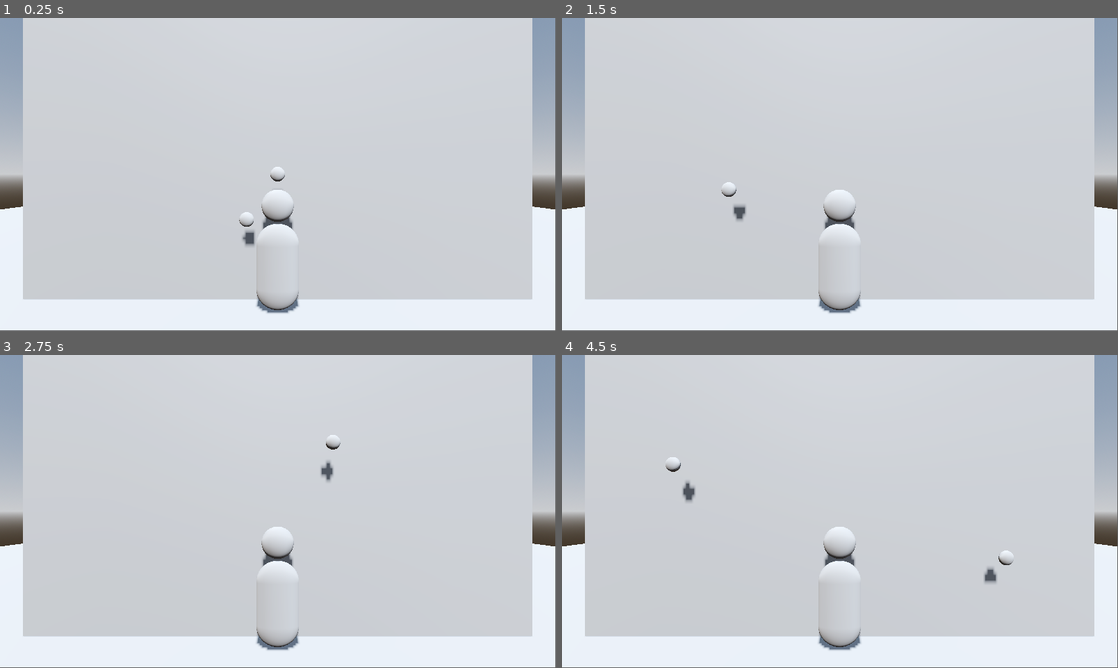
Above: before the commit, frames 1-4 (two rows, left to right).
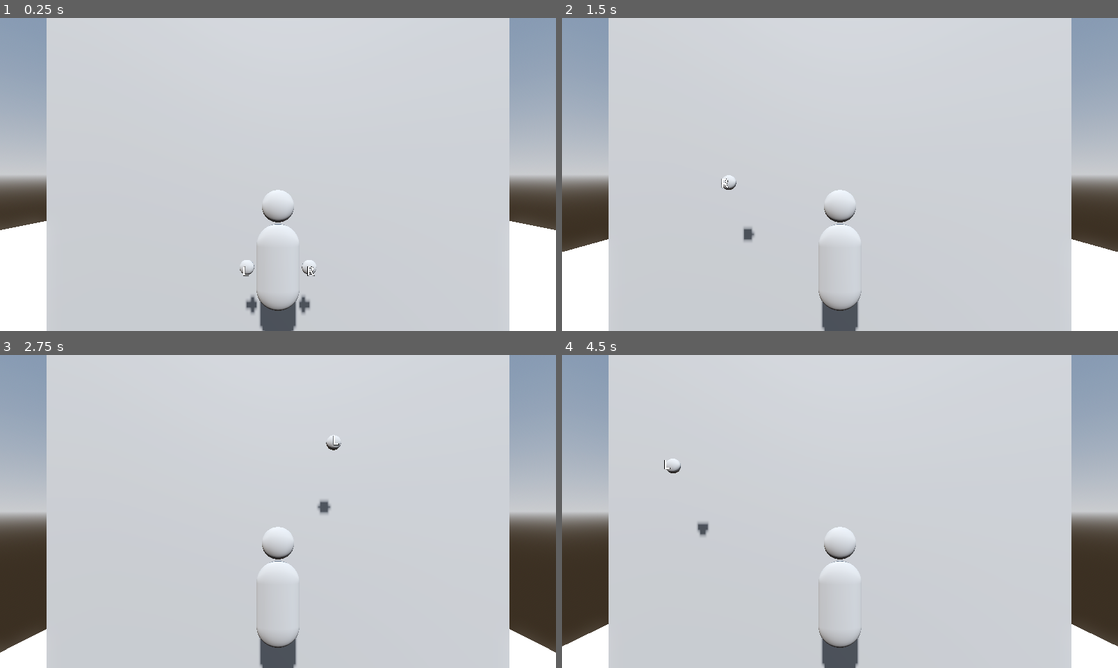
Above: after the commit, the same moments.

Repository: fbcs-jourdan/First-Ascent
Game: Godot game, scene res://scenes/Tester3D.tscn
Two runs of this game, one before a commit and one after it. Both use one fixed random seed, a clock stepped at 60 frames per second and the inputs below.
Inputs (mouse positions are in pixels of both pictures, inside the frame that each line leads up to):
- Up to frame 1 (0.25 s): no input
- Up to frame 2 (1.5 s): tap Enter at 0.5 s; move the mouse to (962, 158) at 0.52 s; hold E (switch_right) 0.53-1.28 s; tap Ctrl (climb, bound only after the commit) at 0.6, 1.35 s; tap Space at 1.25 s; move the mouse to (728, 190) at 1.27 s; hold Q (switch_left) from 1.28 s (still down)
- Up to frame 3 (2.75 s): tap Enter at 2 s; move the mouse to (333, 442) at 2.02 s; release Q (switch_left) at 2.03 s; hold E (switch_right) from 2.03 s (still down); tap Ctrl (climb, bound only after the commit) at 2.1 s
- Up to frame 4 (4.5 s): tap Space at 2.75, 4.25 s; move the mouse to (812, 574) at 2.77 s; tap Ctrl (climb, bound only after the commit) at 2.85, 3.6, 4.35 s; tap Enter at 3.5 s; move the mouse to (1006, 558) at 3.52 s; release E (switch_right) at 3.53 s; hold Q (switch_left) from 3.53 s (still down); move the mouse to (673, 464) at 4.27 s
In our replay, the window is 799x449 before the commit and 800x450 after it. These sizes can differ from the game's own. Grey fills any space a smaller window leaves; there, only what the larger window draws over its background counts as a difference.

The runs differ from the first frame. In frame 1, 16% of the frame differs, in the area x 0-100%, y 0-100%; in frame 2, 16%; in frame 3, 18%; in frame 4, 18%.

Commit message:
add direction, swapping hands and center of mass

Diff:
--- a/first-ascent/project.godot
+++ b/first-ascent/project.godot
@@ -15,6 +15,11 @@
 config/features=PackedStringArray("4.6", "Forward Plus")
 config/icon="res://icon.svg"
 
+[display]
+
+window/size/viewport_width=1600
+window/size/viewport_height=900
+
 [input]
 
 switch_left={
@@ -27,6 +32,16 @@
 "events": [Object(InputEventKey,"resource_local_to_scene":false,"resource_name":"","device":-1,"window_id":0,"alt_press …(192 unchanged characters)…
 ]
 }
+climb={
+"deadzone": 0.2,
+"events": [Object(InputEventKey,"resource_local_to_scene":false,"resource_name":"","device":-1,"window_id":0,"alt_pressed":false,"shift_pressed":false,"ctrl_pressed":false,"meta_pressed":false,"pressed":false,"keycode":0,"physical_keycode":4194326,"key_label":0,"unicode":0,"location":0,"echo":false,"script":null)
+]
+}
+jump={
+"deadzone": 0.2,
+"events": [Object(InputEventKey,"resource_local_to_scene":false,"resource_name":"","device":-1,"window_id":0,"alt_pressed":false,"shift_pressed":false,"ctrl_pressed":false,"meta_pressed":false,"pressed":false,"keycode":0,"physical_keycode":32,"key_label":0,"unicode":32,"location":0,"echo":false,"script":null)
+]
+}
 
 [physics]
 
--- a/first-ascent/scenes/Tester3D.tscn
+++ b/first-ascent/scenes/Tester3D.tscn
@@ -15,6 +15,8 @@
 tonemap_mode = 2
 glow_enabled = true
 
+[sub_resource type="StandardMaterial3D" id="StandardMaterial3D_7tnf1"]
+
 [node name="Tester3D" type="Node3D" unique_id=1237177132]
 
 [node name="WorldEnvironment" type="WorldEnvironment" parent="." unique_id=87452133]
@@ -25,12 +27,15 @@
 shadow_enabled = true
 
 [node name="Floor" type="CSGBox3D" parent="." unique_id=2124012706]
-transform = Transform3D(1, 0, 0, 0, 1, 0, 0, 0, 1, 0, -0.5, 0)
-size = Vector3(50, 1, 50)
+transform = Transform3D(1, 0, 0, 0, 1, 0, 0, 0, 1, 0, -5, 0)
+use_collision = true
+size = Vector3(50, 10, 50)
+material = SubResource("StandardMaterial3D_7tnf1")
 
 [node name="CSGBox3D" type="CSGBox3D" parent="." unique_id=348336793]
 transform = Transform3D(1, 0, 0, 0, 1, 0, 0, 0, 1, 0, 25, 0)
 size = Vector3(13, 50, 1)
 
 [node name="Player3D" parent="." unique_id=60074126 instance=ExtResource("1_7tnf1")]
-transform = Transform3D(1, 0, 0, 0, 1, 0, 0, 0, 1, 0, 1.0339441, -0.9723053)
+transform = Transform3D(1, 0, 0, 0, 1, 0, 0, 0, 1, 0, 1.76, -1.5)
+mass = 1.0
--- a/first-ascent/scenes/player_3d.tscn
+++ b/first-ascent/scenes/player_3d.tscn
@@ -2,40 +2,52 @@
 
 [ext_resource type="Script" uid="uid://cr2m6q7mpwc1b" path="res://scripts/player_3d.gd" id="1_52vux"]
 
-[sub_resource type="CapsuleMesh" id="CapsuleMesh_rwvw1"]
+[sub_resource type="SphereMesh" id="SphereMesh_52vux"]
 
 [sub_resource type="CapsuleShape3D" id="CapsuleShape3D_52vux"]
 
+[sub_resource type="CapsuleMesh" id="CapsuleMesh_rwvw1"]
+
 [sub_resource type="SphereMesh" id="SphereMesh_rwvw1"]
 
-[sub_resource type="SphereMesh" id="SphereMesh_52vux"]
-
-[node name="Player3D" type="Node3D" unique_id=60074126 node_paths=PackedStringArray("right", "left")]
+[node name="Player3D" type="RigidBody3D" unique_id=1645288240 node_paths=PackedStringArray("right", "left")]
+mass = 45.0
+gravity_scale = 0.0
+center_of_mass_mode = 1
 script = ExtResource("1_52vux")
 right = NodePath("right")
 left = NodePath("left")
-
-[node name="Area3D" type="Area3D" parent="." unique_id=601114705]
-
-[node name="MeshInstance3D" type="MeshInstance3D" parent="Area3D" unique_id=9787558]
-transform = Transform3D(1, 0, 0, 0, 1, 0, 0, 0, 0.29, 0, 0, 0)
-mesh = SubResource("CapsuleMesh_rwvw1")
-
-[node name="CollisionShape3D" type="CollisionShape3D" parent="Area3D" unique_id=1342573172]
-transform = Transform3D(1, 0, 0, 0, 1, 0, 0, 0, 0.29, 0, 0, 0)
-shape = SubResource("CapsuleShape3D_52vux")
-
-[node name="head" type="MeshInstance3D" parent="." unique_id=705407804]
-transform = Transform3D(0.75, 0, 0, 0, 0.75, 0, 0, 0, 0.29, 0, 1.4139189, 0)
-mesh = SubResource("SphereMesh_rwvw1")
-
-[node name="Camera3D" type="Camera3D" parent="." unique_id=579446691]
-transform = Transform3D(-1, 0, -8.742278e-08, 0, 1, 0, 8.742278e-08, 0, -1, 0, 2.147039, -4.7224107)
 
 [node name="right" type="MeshInstance3D" parent="." unique_id=1710532116]
 transform = Transform3D(0.34, 0, 0, 0, 0.34, 0, 0, 0, 0.15, -0.72389185, 1.0963831, 0)
 mesh = SubResource("SphereMesh_52vux")
 
+[node name="Label3D" type="Label3D" parent="right" unique_id=1611417935]
+transform = Transform3D(-1, 0, -8.742278e-08, 0, 1, 0, 8.742278e-08, 0, -1, 0, 0, -1.1558628)
+text = "R
+"
+font_size = 165
+
 [node name="left" type="MeshInstance3D" parent="." unique_id=1472470934]
 transform = Transform3D(0.34, 0, 0, 0, 0.34, 0, 0, 0, 0.15, 0.72, 1.096, 0)
 mesh = SubResource("SphereMesh_52vux")
+
+[node name="Label3D" type="Label3D" parent="left" unique_id=617521321]
+transform = Transform3D(-1, 0, -8.742278e-08, 0, 1, 0, 8.742278e-08, 0, -1, 0, 0, -1.1558628)
+text = "L"
+font_size = 165
+
+[node name="CollisionShape3D" type="CollisionShape3D" parent="." unique_id=1342573172]
+shape = SubResource("CapsuleShape3D_52vux")
+
+[node name="body" type="MeshInstance3D" parent="." unique_id=9787558]
+transform = Transform3D(1, 0, 0, 0, 1, 0, 0, 0, 0.28999996, 0, 0, 0)
+mesh = SubResource("CapsuleMesh_rwvw1")
+
+[node name="head" type="MeshInstance3D" parent="body" unique_id=705407804]
+transform = Transform3D(0.75, 0, 0, 0, 0.75, 0, 0, 0, 1.0000001, 0, 1.4139189, 0)
+mesh = SubResource("SphereMesh_rwvw1")
+
+[node name="cam" type="Camera3D" parent="body" unique_id=579446691]
+transform = Transform3D(-1, 0, -8.742278e-08, 0, 1, 0, 3.0145787e-07, 0, -3.448276, 0, 2.147039, -16.284176)
+current = true
--- a/first-ascent/scripts/player_3d.gd
+++ b/first-ascent/scripts/player_3d.gd
@@ -1,38 +1,63 @@
-extends Node3D
+extends RigidBody3D
 
 @export var right: MeshInstance3D
 @export var left: MeshInstance3D
+@export var move_radius := 0.5
 
-@onready var cam: Camera3D = $Camera3D
+@onready var cam: Camera3D = $body/cam
+@onready var body: MeshInstance3D = $body
+@onready var col: CollisionShape3D = $CollisionShape3D
+@onready var player: RigidBody3D = $"."
 
+var climbing := false
 var right_selected := true
+var right_center
+var left_center
 
 # Called when the node enters the scene tree for the first time.
 func _ready() -> void:
-	pass # Replace with function body.
-
+	right_center = right.global_position.x
+	left_center = left.global_position.x
+	Input.set_mouse_mode(Input.MOUSE_MODE_HIDDEN)
 
 # Called every frame. 'delta' is the elapsed time since the previous frame.
 func _process(delta: float) -> void:
-	if Input.is_action_just_pressed("switch_left"):
-		right_selected = false
-		#Input.warp_mouse(left.global_position)
-	elif Input.is_action_just_pressed("switch_right"):
-		right_selected = true
+	body.global_position.y = ((right.global_position.y + left.global_position.y) * 0.5)
 
-	var mouse_pos = get_viewport().get_mouse_position()
+	col.global_position.y = body.global_position.y
+	if Input.is_action_just_pressed("climb") and not climbing:
+		climbing = true
+	elif Input.is_action_just_pressed("climb") and climbing:
+		climbing = false
+	if climbing:
+		if Input.is_action_just_pressed("switch_left"):
+			right_selected = false
+			_warp_mouse_to_hand(left)
+			#Input.warp_mouse(left.global_position)
+		elif Input.is_action_just_pressed("switch_right"):
+			right_selected = true
+			_warp_mouse_to_hand(right)
 
-	var rayStart : Vector3 = cam.project_ray_origin(mouse_pos)
-	var direction : Vector3 = cam.project_ray_normal(mouse_pos)
+		var mouse_pos = get_viewport().get_mouse_position()
 
-	var plane := Plane(-cam.global_transform.basis.z, right.global_position)
+		print(mouse_pos)
+		var rayStart : Vector3 = cam.project_ray_origin(mouse_pos)
+		var direction : Vector3 = cam.project_ray_normal(mouse_pos)
 
-	var intersection = plane.intersects_ray(rayStart, direction)
+		var plane := Plane(-cam.global_transform.basis.z, right.global_position)
 
-	if intersection and right_selected:
-		right.global_position.x = intersection.x
-		right.global_position.y = intersection.y
+		var intersection = plane.intersects_ray(rayStart, direction)
 
-	elif intersection and not right_selected:
-		left.global_position.x = intersection.x
-		left.global_position.y = intersection.y
+		if intersection and right_selected:
+			right.global_position.x = intersection.x
+			right.global_position.y = intersection.y
+
+		elif intersection and not right_selected:
+			left.global_position.x = intersection.x
+			left.global_position.y = intersection.y
+
+
+
+func _warp_mouse_to_hand(new_hand: MeshInstance3D) -> void:
+	var screen_pos: Vector2 = cam.unproject_position(new_hand.global_transform.origin)
+	Input.warp_mouse(screen_pos)
